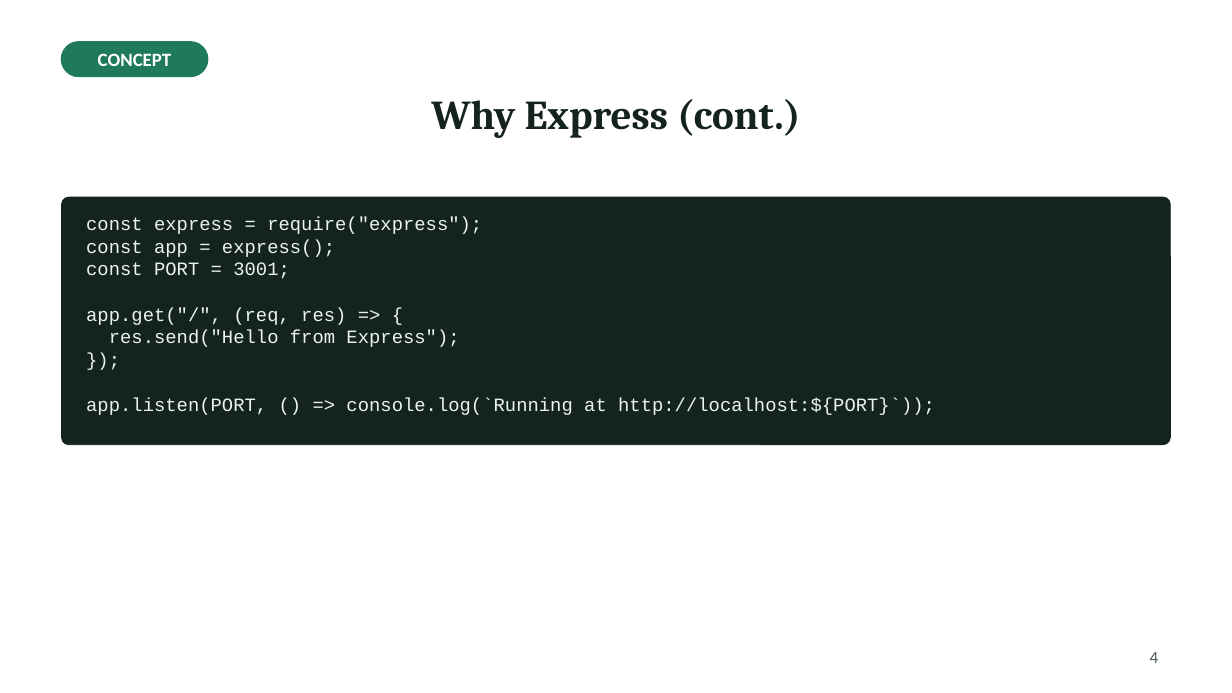
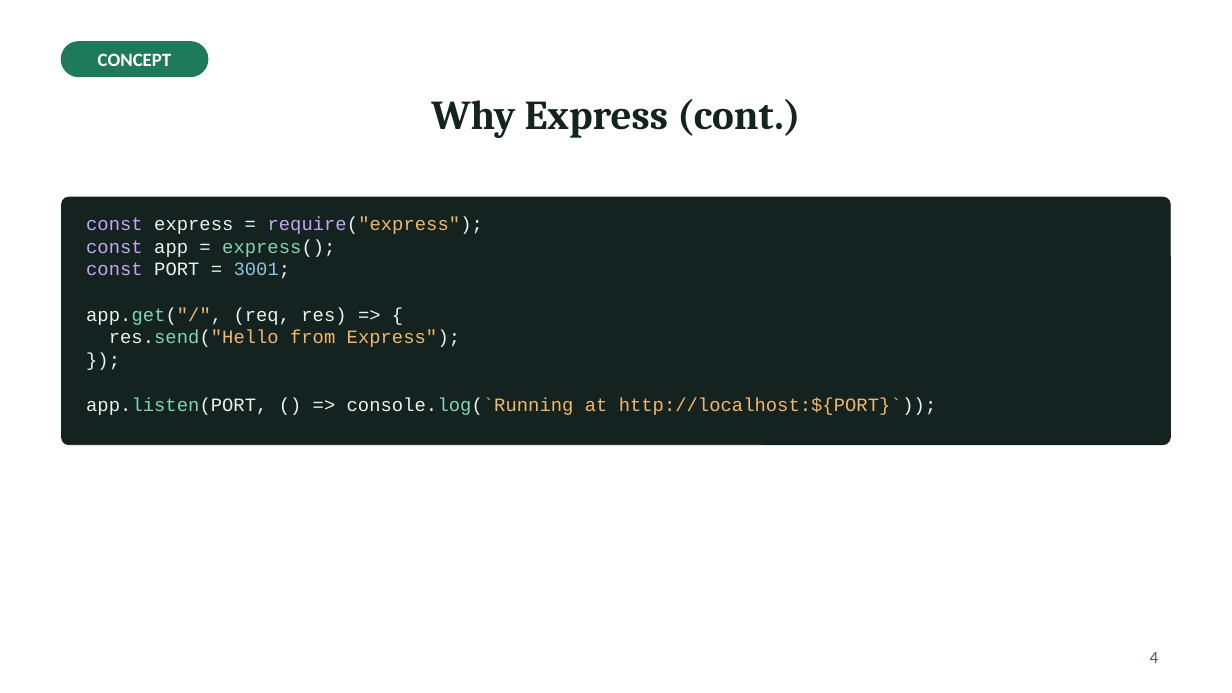
Before and after one commit to Haydzz9/sae104-site, a slide deck: slide 4 of downloads/lecture/Week_06_Lecture_Express_routing_middleware_and_REST.pptx. Drawn at 1232x693 pixels with LibreOffice and Linux fonts; fonts in the diff are those of the drawing. Boxes give left, top, right and bottom in pixels: in the first picture for what was removed or moved away, otherwise in the second. Text is boxed around its words. In the diff, an @@ line names an element or a change of style, - is before the commit and + after.

```diff
--- a/downloads/lecture/Week_06_Lecture_Express_routing_middleware_and_REST.pptx
+++ b/downloads/lecture/Week_06_Lecture_Express_routing_middleware_and_REST.pptx
@@ text at (x1=86, y1=217, x2=937, y2=415): text colour #EAF3EE to #C3A6F0 in "const require("express");", "const", "const"; text colour #EAF3EE to #F2B66D in "require("express");", "app.get("/",", "res.send("Hello from Express");", "console.log(`Running at http://localhost:${PORT}`));"; text colour #EAF3EE to #7FD6B2 in "express();", "app.get("/",", "res.send("Hello", "app.listen(PORT, console.log(`Running"; text colour #EAF3EE to #8EC5E0 in "3001;" @@
```
Also in this commit, not shown: 20 other slides changed, 21 other files.
